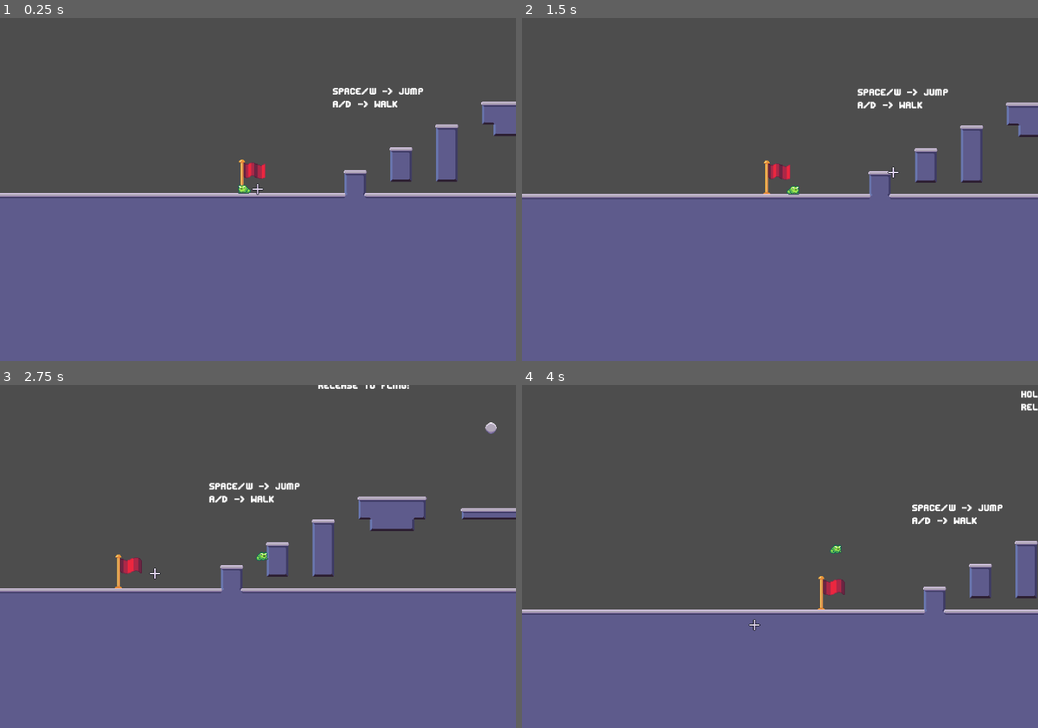
Above: before the commit, frames 1-4 (two rows, left to right).
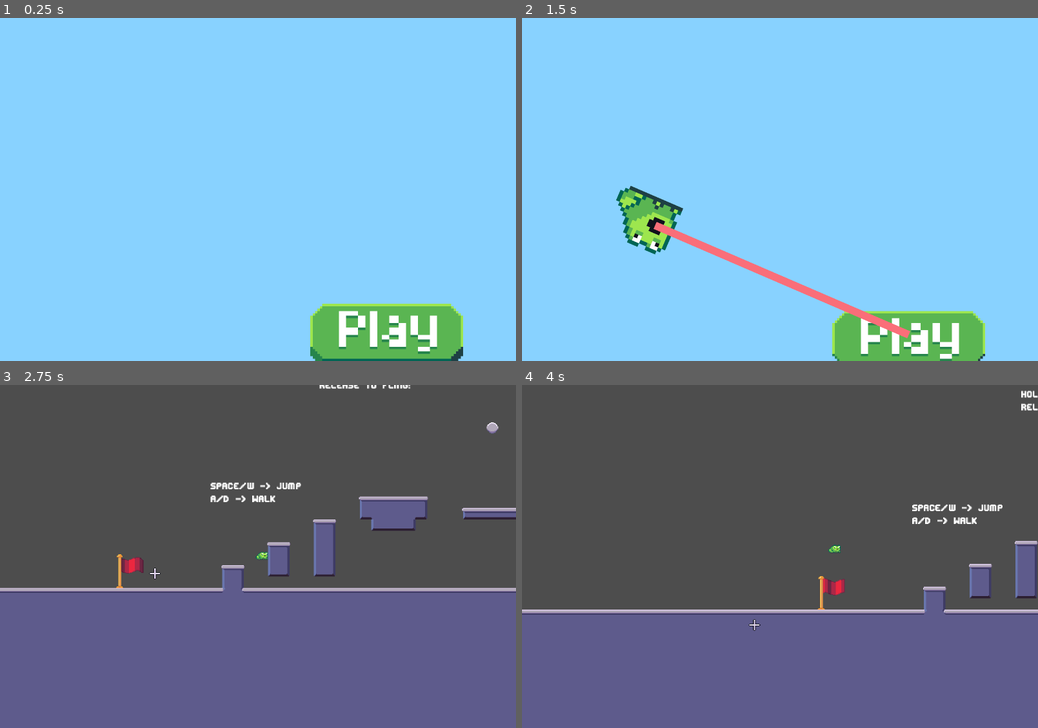
Above: after the commit, the same moments.

Repository: MadAvidCoder/Spin-phibian
Game: Godot game, scene res://scenes/title_screen.tscn
The game is run twice, just before and just after one commit, with the same random seed, the same clock (stepped at 60 frames per second) and the same inputs. Before the commit the project starts from res://scenes/main.tscn.
Inputs (mouse positions are in pixels of both pictures, inside the frame that each line leads up to):
- Up to frame 1 (0.25 s): no input
- Up to frame 2 (1.5 s): click (909, 336) at 0.52 s; move the mouse to (893, 172) at 1.27 s; hold D (right) from 1.28 s (still down); click (893, 172) at 1.35 s
- Up to frame 3 (2.75 s): keep holding D (right); tap Space (jump) at 1.52, 2.27 s; move the mouse to (154, 573) at 2.02 s; tap G (god) at 2.1 s; click (154, 573) at 2.3 s
- Up to frame 4 (4 s): move the mouse to (831, 481) at 2.77 s; release D (right) at 2.78 s; hold A (left) 2.78-3.53 s; click (831, 481) at 2.85 s; move the mouse to (754, 625) at 3.52 s; hold D (right) from 3.53 s (still down); click (754, 625) at 3.6 s; tap Space (jump) at 3.77 s

The runs differ from the first frame. In frame 1, 100% of the frame differs, in the area x 0-100%, y 0-100%; in frame 2, 100%; in frame 3, 1.8%; in frame 4, 0.2%.

Commit message:
Add title screen!! (yay)

Diff:
--- a/src/project.godot
+++ b/src/project.godot
@@ -11,7 +11,7 @@
 [application]
 
 config/name="Game Jam"
-run/main_scene="uid://b25a2beyym67k"
+run/main_scene="uid://b6xkx4s57ibu"
 config/features=PackedStringArray("4.7", "GL Compatibility")
 config/icon="res://icon.svg"
 
--- /dev/null
+++ b/src/scenes/title_screen.tscn
@@ -0,0 +1,138 @@
+[gd_scene format=3 uid="uid://b6xkx4s57ibu"]
+
+[ext_resource type="Texture2D" uid="uid://cutlr7q3wn18y" path="res://assets/sprites/play_button.png" id="1_fgkus"]
+[ext_resource type="Script" uid="uid://cwrplgmrrqsqi" path="res://scripts/title.gd" id="1_mgrm8"]
+[ext_resource type="Texture2D" uid="uid://csgvv7t3jfw6h" path="res://assets/sprites/frog-Sheet.png" id="2_s4lrb"]
+[ext_resource type="Texture2D" uid="uid://bgj2hidoxg36h" path="res://assets/sprites/grass tileset.png" id="3_mgrm8"]
+[ext_resource type="Script" uid="uid://it58aike7i4h" path="res://scripts/title_sprite.gd" id="4_dc4i4"]
+
+[sub_resource type="AtlasTexture" id="AtlasTexture_7r44n"]
+atlas = ExtResource("1_fgkus")
+region = Rect2(2, 10, 64, 27)
+
+[sub_resource type="AtlasTexture" id="AtlasTexture_sa3yf"]
+atlas = ExtResource("1_fgkus")
+region = Rect2(138, 10, 64, 27)
+
+[sub_resource type="AtlasTexture" id="AtlasTexture_s4lrb"]
+atlas = ExtResource("1_fgkus")
+region = Rect2(70, 10, 64, 27)
+
+[sub_resource type="AtlasTexture" id="AtlasTexture_qyo2l"]
+atlas = ExtResource("2_s4lrb")
+region = Rect2(0, 144, 48, 48)
+
+[sub_resource type="AtlasTexture" id="AtlasTexture_ycnbg"]
+atlas = ExtResource("2_s4lrb")
+region = Rect2(96, 48, 48, 48)
+
+[sub_resource type="AtlasTexture" id="AtlasTexture_rq8tc"]
+atlas = ExtResource("2_s4lrb")
+region = Rect2(0, 48, 48, 48)
+
+[sub_resource type="AtlasTexture" id="AtlasTexture_1g2vb"]
+atlas = ExtResource("2_s4lrb")
+region = Rect2(48, 48, 48, 48)
+
+[sub_resource type="AtlasTexture" id="AtlasTexture_ybftx"]
+atlas = ExtResource("2_s4lrb")
+region = Rect2(96, 48, 48, 48)
+
+[sub_resource type="AtlasTexture" id="AtlasTexture_4ifle"]
+atlas = ExtResource("2_s4lrb")
+region = Rect2(0, 0, 48, 48)
+
+[sub_resource type="AtlasTexture" id="AtlasTexture_uu7fg"]
+atlas = ExtResource("2_s4lrb")
+region = Rect2(48, 0, 48, 48)
+
+[sub_resource type="SpriteFrames" id="SpriteFrames_dc4i4"]
+animations = [{
+"frames": [{
+"duration": 1.0,
+"texture": SubResource("AtlasTexture_qyo2l")
+}],
+"loop": 1,
+"name": &"air",
+"speed": 5.0
+}, {
+"frames": [{
+"duration": 1.0,
+"texture": SubResource("AtlasTexture_ycnbg")
+}],
+"loop": 1,
+"name": &"death",
+"speed": 5.0
+}, {
+"frames": [{
+"duration": 1.0,
+"texture": SubResource("AtlasTexture_rq8tc")
+}, {
+"duration": 1.0,
+"texture": SubResource("AtlasTexture_1g2vb")
+}, {
+"duration": 1.0,
+"texture": SubResource("AtlasTexture_ybftx")
+}],
+"loop": 0,
+"name": &"grapple",
+"speed": 10.0
+}, {
+"frames": [{
+"duration": 1.0,
+"texture": SubResource("AtlasTexture_4ifle")
+}, {
+"duration": 1.0,
+"texture": SubResource("AtlasTexture_uu7fg")
+}],
+"loop": 1,
+"name": &"idle",
+"speed": 1.5
+}]
+
+[sub_resource type="AtlasTexture" id="AtlasTexture_alp7y"]
+atlas = ExtResource("3_mgrm8")
+region = Rect2(16, 48, 47.93215, 16)
+
+[node name="TitleScreen" type="CanvasLayer" unique_id=1287103616]
+script = ExtResource("1_mgrm8")
+
+[node name="ColorRect" type="ColorRect" parent="." unique_id=1968945812]
+anchors_preset = 15
+anchor_right = 1.0
+anchor_bottom = 1.0
+grow_horizontal = 2
+grow_vertical = 2
+color = Color(0.53333336, 0.8235294, 1, 1)
+metadata/_edit_lock_ = true
+
+[node name="PlayButton" type="TextureButton" parent="." unique_id=1337999006]
+offset_left = 1299.0
+offset_top = 1200.0001
+offset_right = 1363.0
+offset_bottom = 1227.0001
+scale = Vector2(10, 10)
+texture_normal = SubResource("AtlasTexture_7r44n")
+texture_pressed = SubResource("AtlasTexture_sa3yf")
+texture_hover = SubResource("AtlasTexture_s4lrb")
+texture_disabled = SubResource("AtlasTexture_sa3yf")
+texture_focused = SubResource("AtlasTexture_s4lrb")
+
+[node name="Marker2D" type="Marker2D" parent="PlayButton" unique_id=6447788]
+position = Vector2(31.999992, 12.999992)
+scale = Vector2(0.99999994, 0.99999994)
+gizmo_extents = 25.0
+
+[node name="Sprite" type="AnimatedSprite2D" parent="." unique_id=2088454749]
+position = Vector2(2773.9995, 1397)
+scale = Vector2(16, 16)
+sprite_frames = SubResource("SpriteFrames_dc4i4")
+animation = &"grapple"
+script = ExtResource("4_dc4i4")
+
+[node name="Sprite2D" type="Sprite2D" parent="." unique_id=2132382360]
+position = Vector2(2932.9998, 1664.0001)
+scale = Vector2(19.225, 19.225)
+texture = SubResource("AtlasTexture_alp7y")
+
+[connection signal="pressed" from="PlayButton" to="." method="_on_play_button_pressed"]
--- a/src/scripts/frog.gd
+++ b/src/scripts/frog.gd
@@ -77,7 +77,6 @@
 			raycast.target_position = to_local(anchor.global_position)
 			raycast.force_raycast_update()
 			if raycast.is_colliding():
-				print(raycast.get_collider().name)
 				return
 
 			change_state(States.TONGUING)
--- /dev/null
+++ b/src/scripts/title.gd
@@ -0,0 +1,42 @@
+extends CanvasLayer
+
+var played = false
+@onready var button = $PlayButton
+@onready var frog: AnimatedSprite2D = $Sprite
+@onready var marker: Marker2D = $PlayButton/Marker2D
+
+var progress = 0.0
+var orbit_radius = 0.0
+@export var orbit_speed: float = 4.0
+@export var tongue_extend_time: float = 0.18
+var tongue_progress: float = 0.0
+
+const MAIN = preload("uid://b25a2beyym67k")
+
+func _ready() -> void:
+	orbit_radius = (frog.global_position - marker.global_position).length()
+
+func _process(delta: float) -> void:
+	if played:
+		progress -= delta * orbit_speed
+
+		var offset = Vector2(
+			cos(progress),
+			sin(progress),
+		) * orbit_radius
+
+		frog.global_position = marker.global_position + offset
+		frog.rotation = frog.global_position.direction_to(marker.global_position).angle() + deg_to_rad(180)
+
+		var screen_height = get_viewport().size.y
+		var frog_pos = frog.global_position * frog.get_viewport_transform()
+		if frog_pos.y > screen_height:
+			print(frog.global_position.y)
+			print(screen_height)
+			played = false
+			frog.retract(func(): get_tree().change_scene_to_packed(MAIN))
+
+func _on_play_button_pressed() -> void:
+	button.disabled = true
+	frog.play("grapple")
+	frog.extend(func(): played = true)
--- /dev/null
+++ b/src/scripts/title_sprite.gd
@@ -0,0 +1,32 @@
+extends AnimatedSprite2D
+
+@export var tongue_extend_time: float = 0.18
+@export var tongue_retract_time: float = 0.1
+var tongue_progress: float = 0.0
+
+@onready var marker = $"../PlayButton/Marker2D"
+
+func _process(delta: float) -> void:
+	queue_redraw()
+
+func extend(x):
+	tongue_progress = 0.0
+	var tween = create_tween()
+	tween.tween_property(self, "tongue_progress", 1.0, 0.2)
+	tween.set_ease(Tween.EASE_OUT)
+	tween.tween_callback(x)
+
+func retract(x):
+	var tween = create_tween()
+	tween.set_ease(Tween.EASE_IN)
+	tween.tween_property(self, "tongue_progress", 0.0, tongue_retract_time)
+	tween.tween_callback(x)
+
+func _draw() -> void:
+	if tongue_progress != 0.0:
+		draw_line(
+			Vector2.ZERO,
+			to_local(marker.global_position) * tongue_progress,
+			Color("fa6e79"),
+			2.0
+		)
--- a/src/title_screen.tscn
+++ /dev/null
@@ -1,10 +0,0 @@
-[gd_scene format=3 uid="uid://b6xkx4s57ibu"]
-
-[node name="TitleScreen" type="Control" unique_id=487706435]
-layout_mode = 3
-anchors_preset = 15
-anchor_right = 1.0
-anchor_bottom = 1.0
-grow_horizontal = 2
-grow_vertical = 2
-size_flags_vertical = 3
Not shown, added: src/scripts/title.gd.uid
Not shown, added: src/scripts/title_sprite.gd.uid
